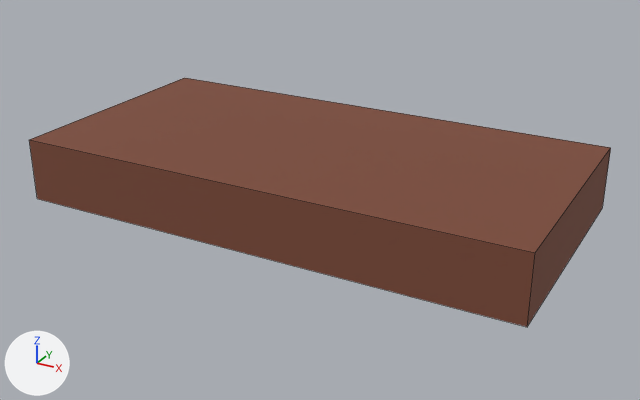
One commit to the FBX model Assets/Integrante4/Art/China/china_platform.fbx: the scene before it, then after it.
Rendered twice from a camera (50 mm lens) standing at (6.24, -11.24, 5.19) and looking at (0.15, -0.16, -0.35). The axes (+X, +Y, +Z) are drawn at lower left. The lights are the same throughout. The picture after the commit comes second. Mesh edges are drawn as thin lines.

Objects in the first picture: 'china_platform'.
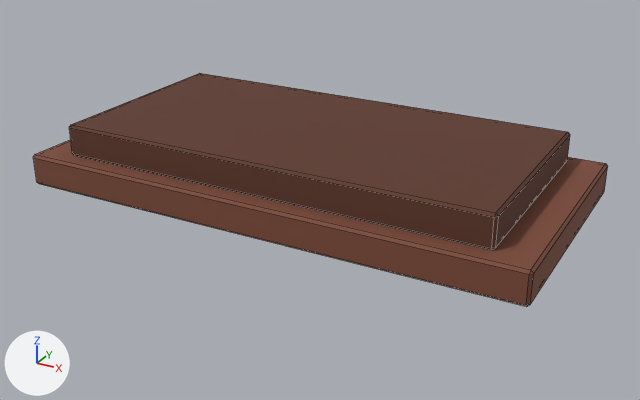
Patch to the scene script:
```diff
--- a/Assets/Integrante4/Art/China/china_platform.fbx.py
+++ b/Assets/Integrante4/Art/China/china_platform.fbx.py
@@ mat_china_trim @@
+mat_china_trim = principled_material('china_trim')
+mat_china_trim.base_color = (0.111, 0.0372, 0.0212)  # brown #5e3628
+mat_china_trim.roughness = 0.85
@@ me_cubo @@
 # used by ob_china_platform; location = (0.0, 0.0, 0.0)
-me_cubo.from_pydata(...)  # 8 vertices, 6 faces; spans x -4.0..4.0, y -2.0..2.0, z -0.5..0.5
+me_cubo.from_pydata(...)  # 48 vertices, 52 faces; spans x -4.0..4.0, y -0.25..0.75, z -2.0..2.0
+# me_cubo part 1: the whole mesh is rebuilt
 me_cubo.materials.append(mat_china_matte)
+me_cubo.materials.append(mat_china_trim)  # brown #5e3628
@@ ob_china_platform @@
 ob_china_platform.location = (0.0, 0.0, 0.0)
+ob_china_platform.rotation_euler = (1.571, 0.0, 0.0)  # degrees (90, 0, 0)
```

Boxes [x1, y1, x2, y2] around the edits, measured in the pictures (640 x 400 px):
'china_platform', reshaped, turned: before [29, 78, 611, 327]; after [33, 73, 608, 307]
